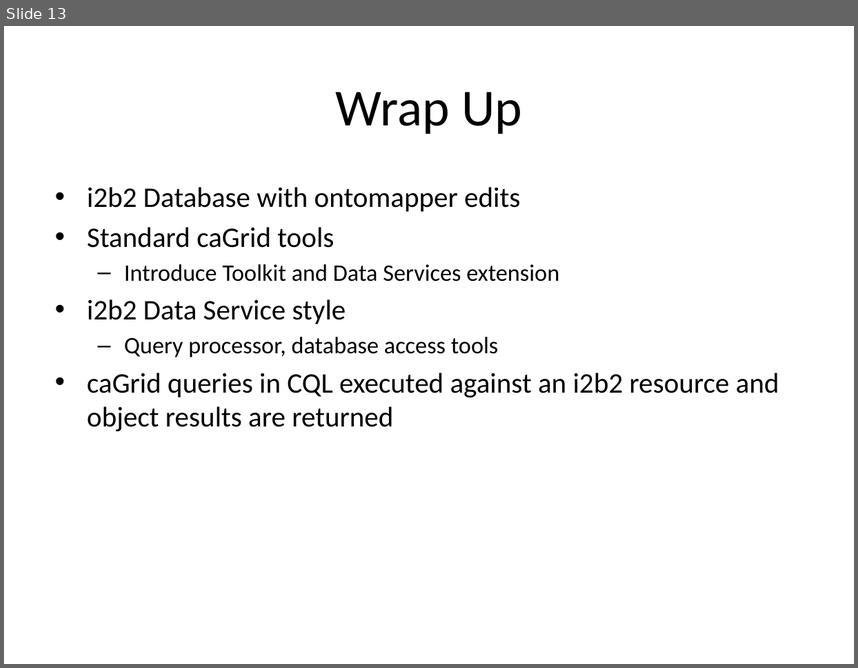
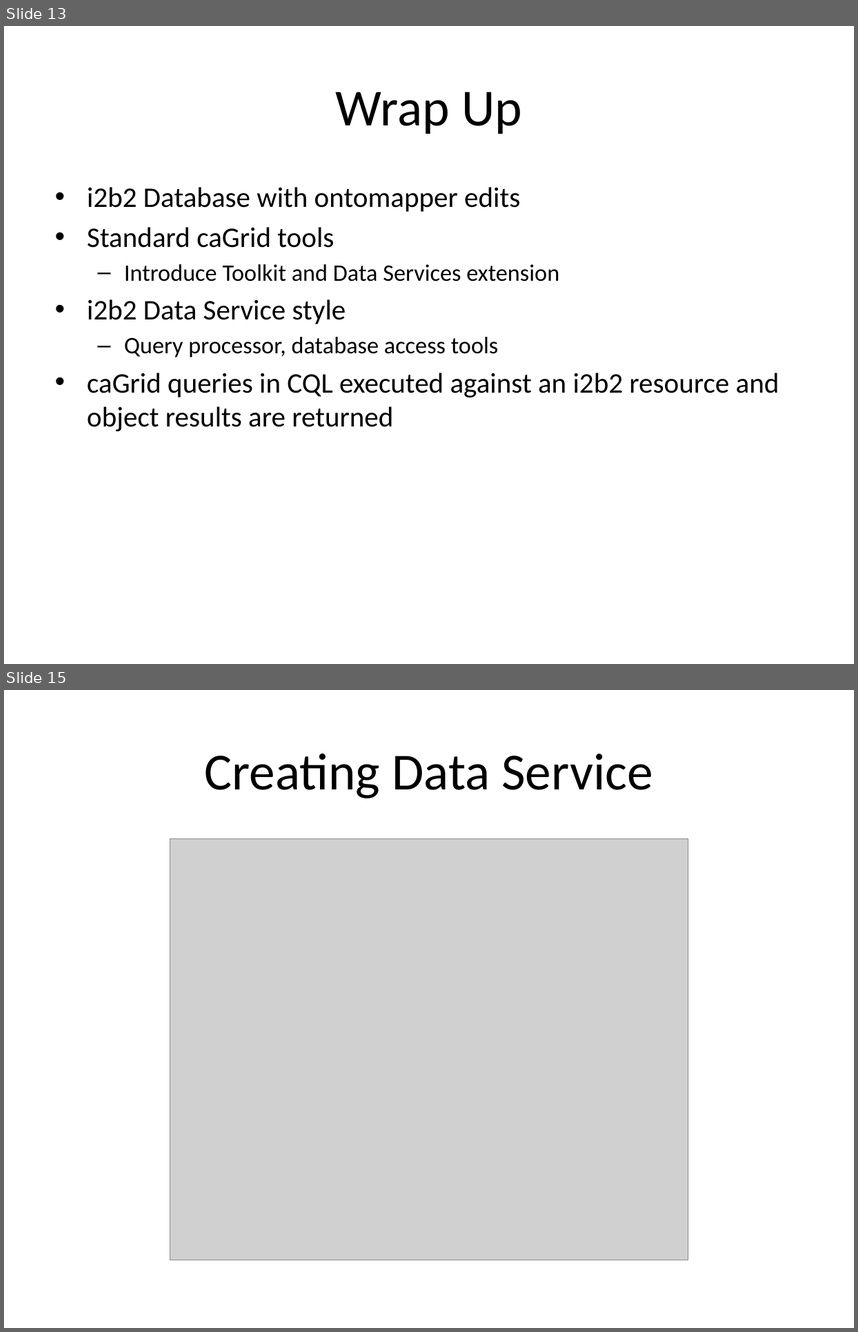
Before and after one commit to NCIP/cagrid-grid-incubation, a slide deck: grid-incubation/incubator/projects/i2b2DataServiceStyle/slides/Beta Demo.pptx. Shown one above the other, each under a label of ours: slide 13 before the commit, slides 13 and 15 after it; the slides between them are not shown. The pictures are 858x668 and 858x1332 pixels, drawn with LibreOffice and Linux fonts; fonts in the diff are those of the drawing; grey boxes stand for pictures. Boxes give left, top, right and bottom in pixels: in the first picture for what was removed or moved away, otherwise in the second. Text is boxed around its words. In the diff, an @@ line names an element or a change of style, - is before the commit and + after.

```diff
--- a/grid-incubation/incubator/projects/i2b2DataServiceStyle/slides/Beta Demo.pptx
+++ b/grid-incubation/incubator/projects/i2b2DataServiceStyle/slides/Beta Demo.pptx
@@ slide 15 added at box(4, 690, 854, 1328), background #FFFFFF @@
@@ title added at box(204, 753, 653, 798), 44 pt, text #000000 @@
+Creating Data Service
@@ picture added at box(170, 839, 688, 1259) @@
```
Also in this commit, not shown: 14 other slides added.
